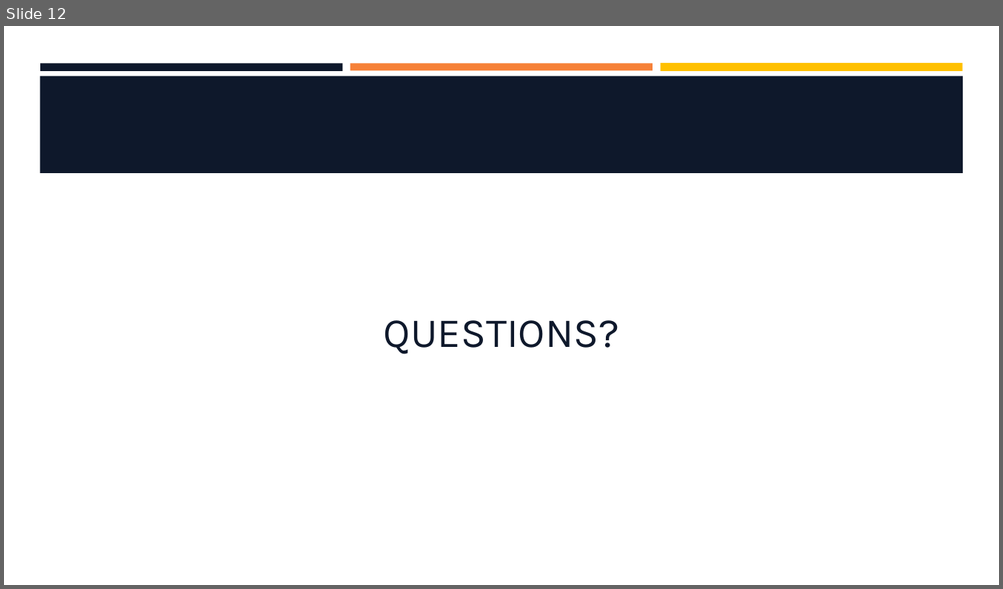
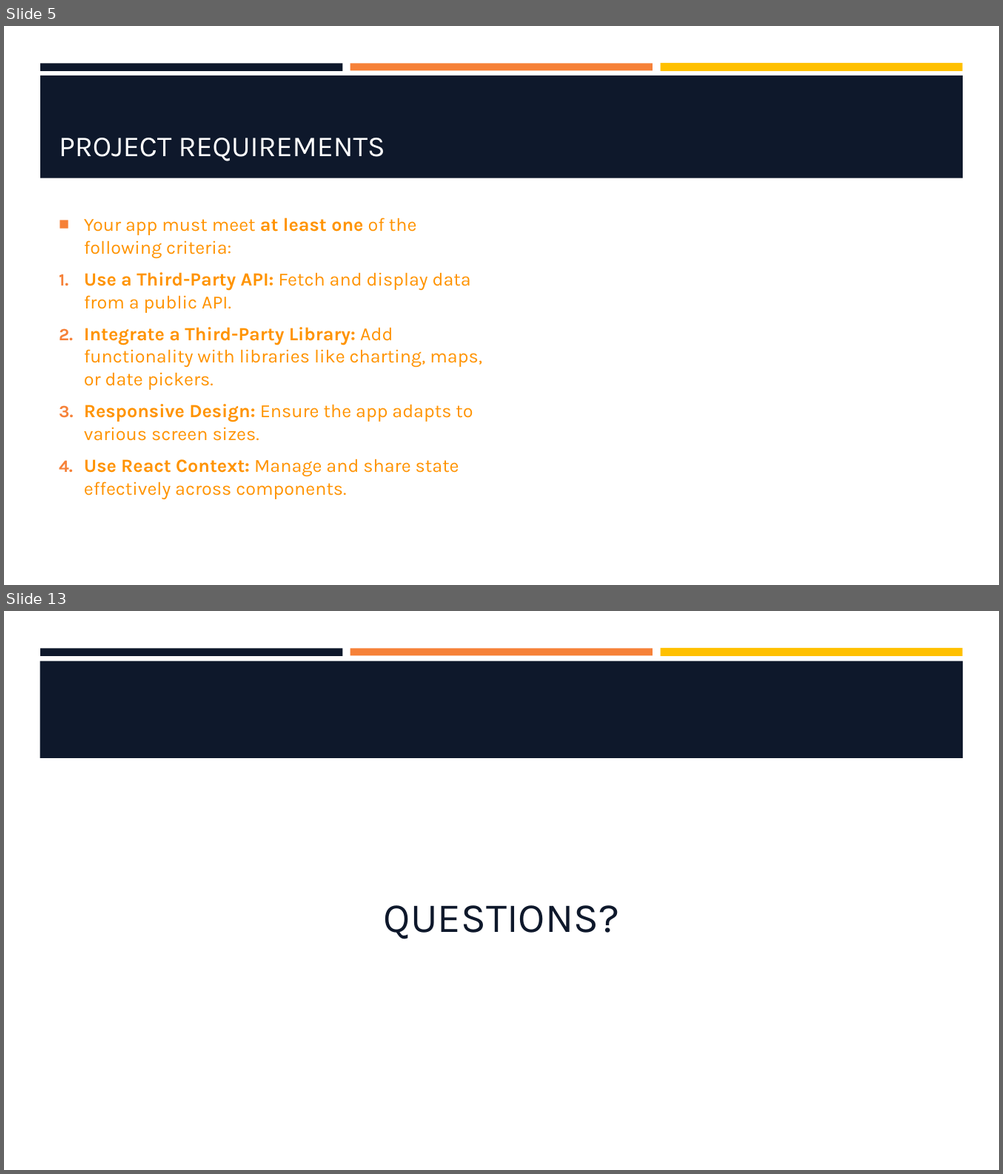
Before and after one commit to hawkeye1900/SBC-Sept24, a slide deck: week-10/W10-S3-TailwindGroupChallenge/W10-S3-TailwindGroupChallenge.pptx. Shown one above the other, each under a label of ours: slide 12 before the commit, slides 5 and 13 after it; the slides between them are not shown. The pictures are 1003x589 and 1003x1174 pixels, drawn with LibreOffice and Linux fonts; fonts in the diff are those of the drawing; background and template pictures are left out. Boxes give left, top, right and bottom in pixels: in the first picture for what was removed or moved away, otherwise in the second. Text is boxed around its words. In the diff, an @@ line names an element or a change of style, - is before the commit and + after.

```diff
--- a/week-10/W10-S3-TailwindGroupChallenge/W10-S3-TailwindGroupChallenge.pptx
+++ b/week-10/W10-S3-TailwindGroupChallenge/W10-S3-TailwindGroupChallenge.pptx
@@ slide 5 added at [4,26,999,585], background #FFFFFF; not listed: 3 template elements that a slide beside it also shows @@
@@ rectangle added at [40,76,963,178], fill #0E182B @@
@@ title added at [59,138,385,161], 28 pt, text #FFFFFF @@
+PROJECT REQUIREMENTS
@@ text added at [84,218,482,500], 18 pt, text #FF9300 @@
+■ Your app must meet at least one of the following criteria:
+1. Use a Third-Party API: Fetch and display data from a public API.
+2. Integrate a Third-Party Library: Add functionality with libraries like charting, maps, or date pickers.
+3. Responsive Design: Ensure the app adapts to various screen sizes.
+4. Use React Context: Manage and share state effectively across components.
@@ what was slide 12 is now slide 13 @@
```
Also in this commit, not shown: 3 slides changed, 8 other slides added, 8 slides removed, 2 other files.
